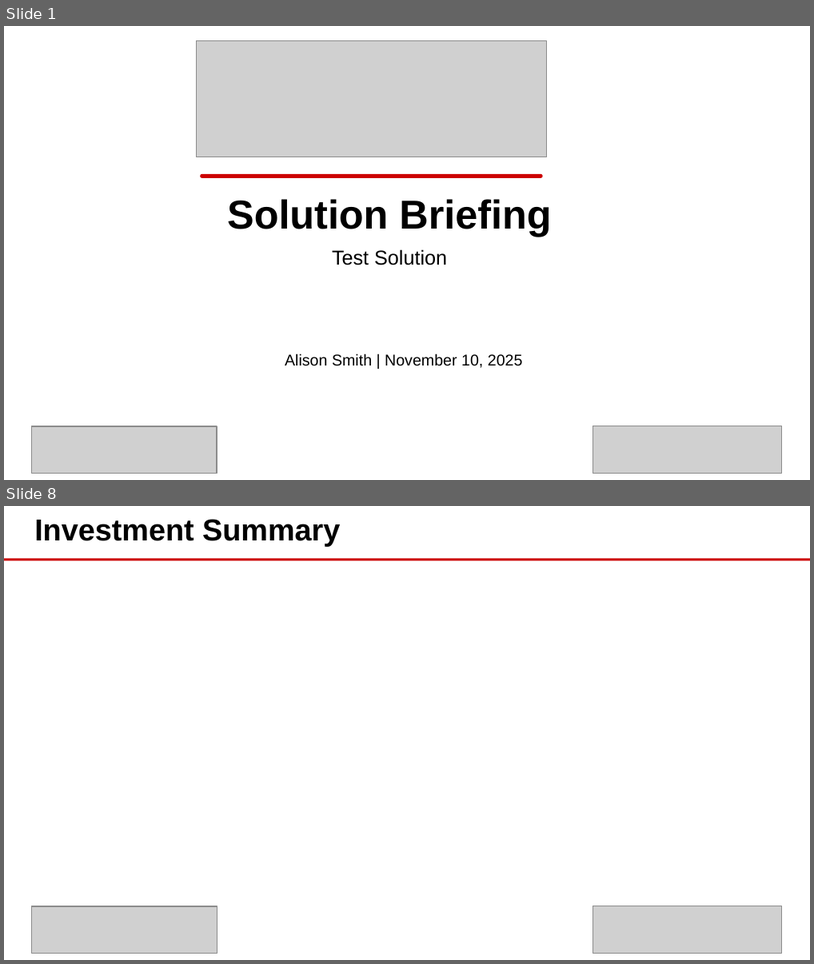
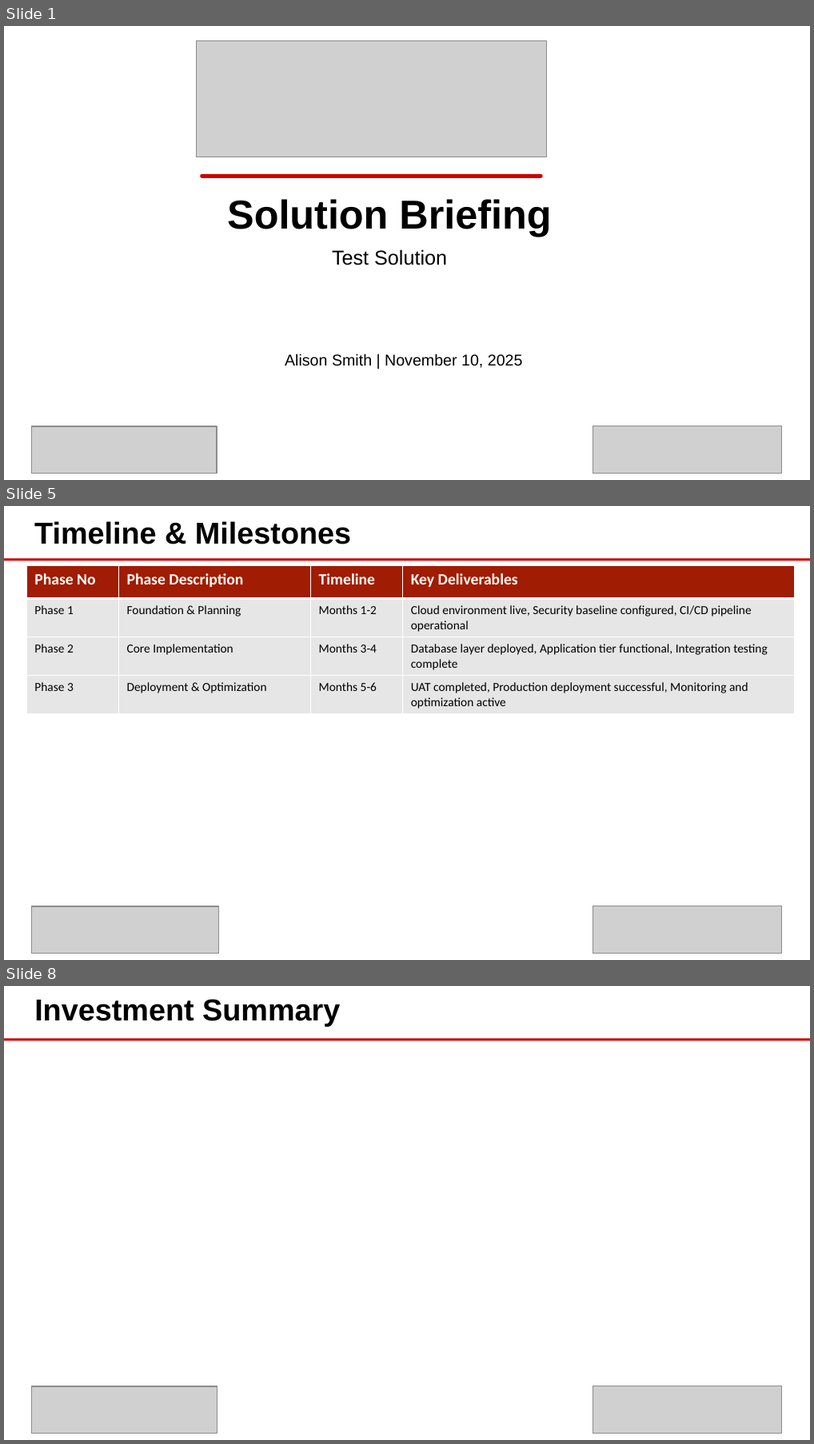
Before and after one commit to eoframework/solutions, a slide deck: solution-template/sample-provider/sample-category/sample-solution/presales/solution-briefing.pptx. Shown one above the other, each under a label of ours: slides 1 and 8 before the commit, slides 1, 5 and 8 after it; the slides between them are not shown. The pictures are 814x964 and 814x1444 pixels, drawn with LibreOffice and Linux fonts; fonts in the diff are those of the drawing; grey boxes stand for pictures; background and template pictures are left out. Boxes give left, top, right and bottom in pixels: in the first picture for what was removed or moved away, otherwise in the second. Text is boxed around its words. In the diff, an @@ line names an element or a change of style, - is before the commit and + after.

```diff
--- a/solution-template/sample-provider/sample-category/sample-solution/presales/solution-briefing.pptx
+++ b/solution-template/sample-provider/sample-category/sample-solution/presales/solution-briefing.pptx
@@ slide 5 added at <box>4,506,810,960</box>, background #FFFFFF; not listed: 1 template element that a slide beside it also shows @@
@@ text added at <box>34,521,351,544</box>, 27 pt, text #000000, bold @@
+Timeline & Milestones
@@ table added at <box>26,566,794,712</box>, 4 rows, 4 columns @@
+Phase No | Phase Description | Timeline | Key Deliverables
+Phase 1 | Foundation & Planning | Months 1-2 | Cloud environment live, Security baseline configured, CI/CD pipeline operational
+Phase 2 | Core Implementation | Months 3-4 | Database layer deployed, Application tier functional, Integration testing complete
+Phase 3 | Deployment & Optimization | Months 5-6 | UAT completed, Production deployment successful, Monitoring and optimization active
@@ picture added at <box>31,906,219,952</box> @@
@@ picture added at <box>594,906,782,952</box> @@
```
Also in this commit, not shown: 4 slides changed, 1 other slide added, 2 slides removed, 3 other files.
